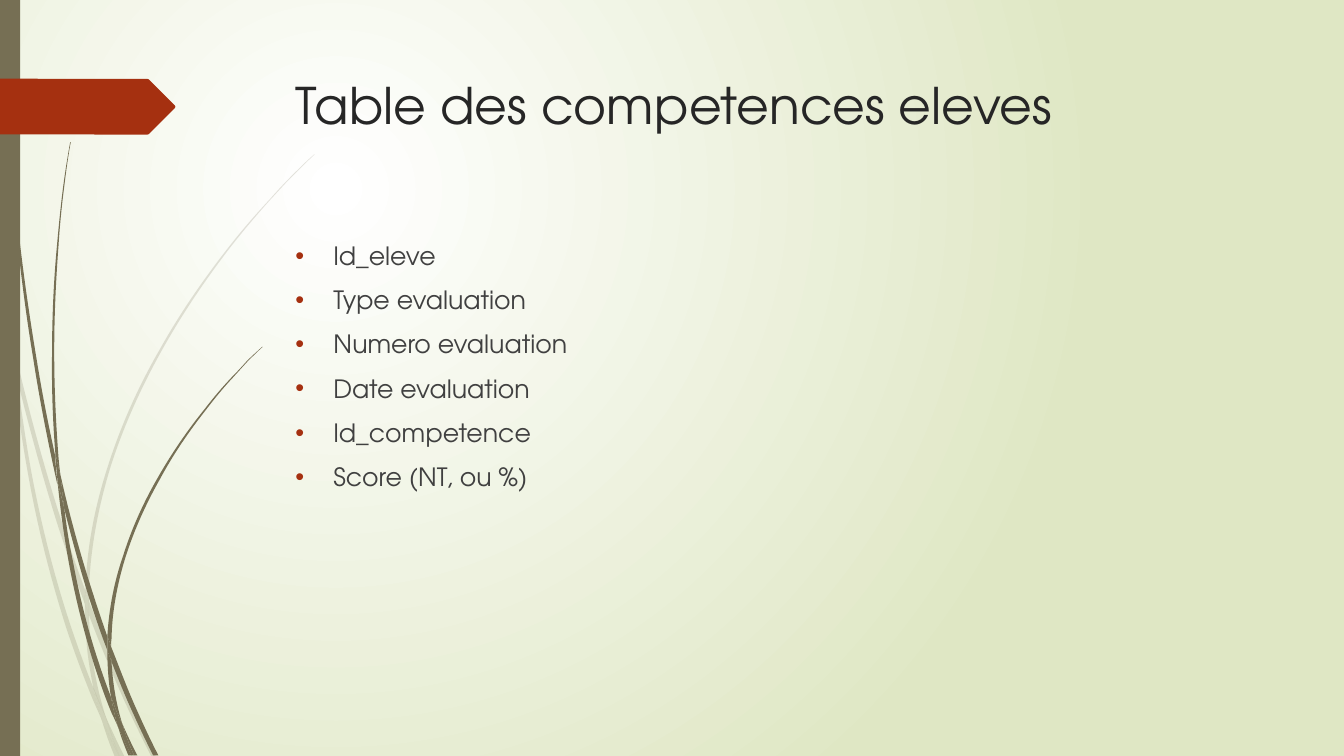
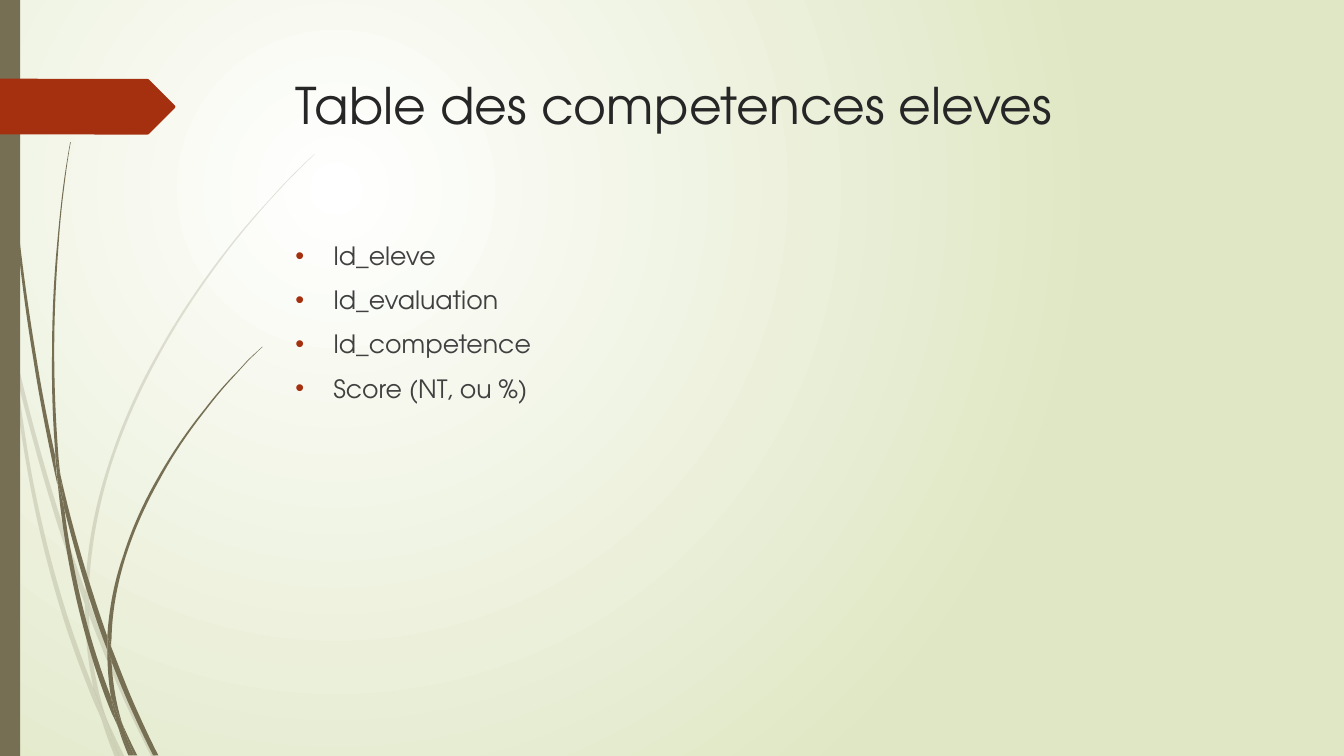
Before and after one commit to xpessoles/EvaluationCompetences, a slide deck: slide 7 of EvaluationParCompetences.pptx. Drawn at 1344x756 pixels with LibreOffice and Linux fonts; fonts in the diff are those of the drawing. Boxes give left, top, right and bottom in pixels: in the first picture for what was removed or moved away, otherwise in the second. Text is boxed around its words. In the diff, an @@ line names an element or a change of style, - is before the commit and + after.

```diff
--- a/EvaluationParCompetences.pptx
+++ b/EvaluationParCompetences.pptx
@@ text at (333,290,498,312): text changed @@
-• Type evaluation
-• Numero evaluation
-• Date evaluation
+• Id_evaluation
```
Also in this commit, not shown: 2 other slides changed, 3 slides added, 4 other files.
